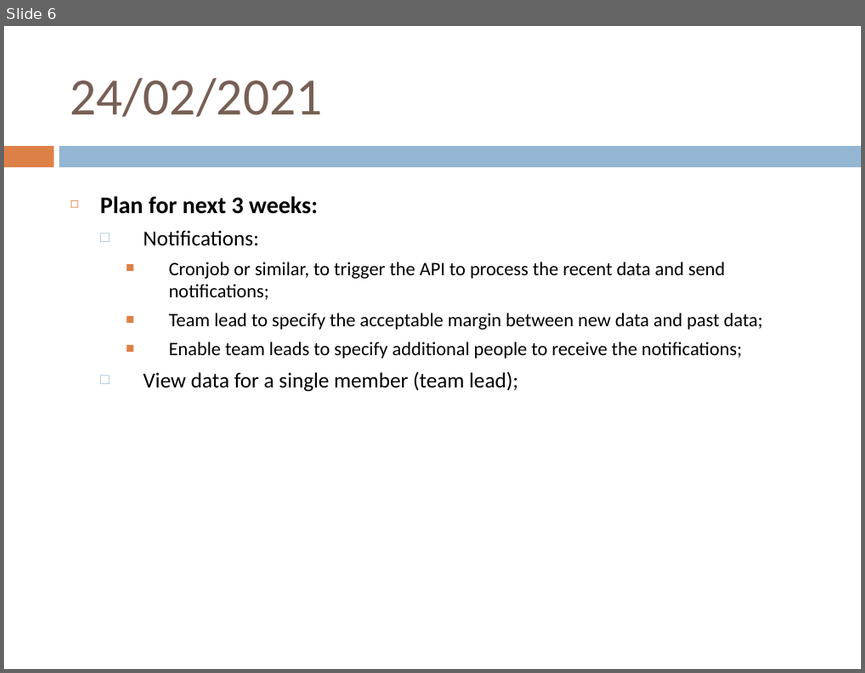
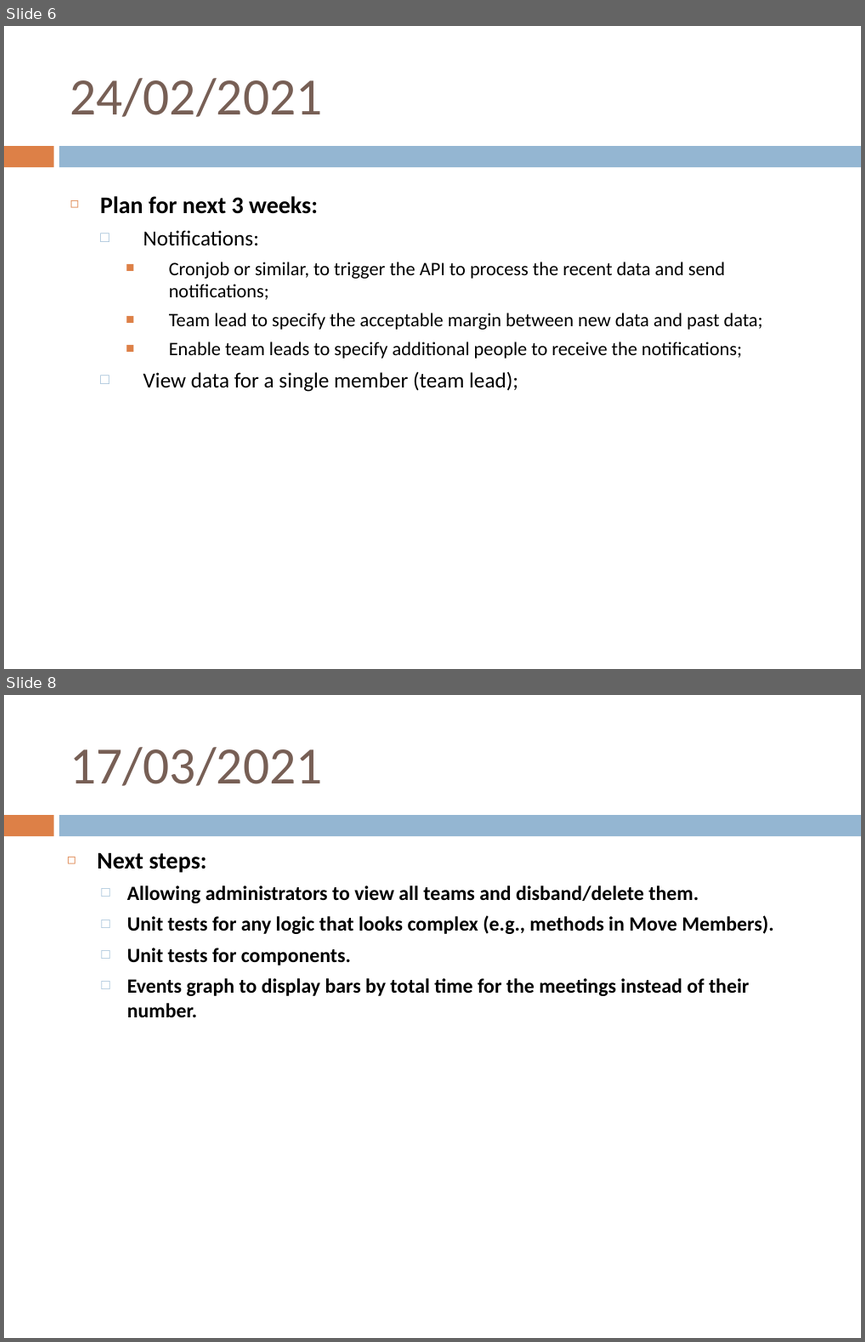
Before and after one commit to ppivanov/employee-connectivity-tracker, a slide deck: slides/Emp Conn Tracker - ITT BAML.ppt. Shown one above the other, each under a label of ours: slide 6 before the commit, slides 6 and 8 after it; the slides between them are not shown. The pictures are 865x673 and 865x1342 pixels, drawn with LibreOffice and Linux fonts; fonts in the diff are those of the drawing. Boxes give left, top, right and bottom in pixels: in the first picture for what was removed or moved away, otherwise in the second. Text is boxed around its words. In the diff, an @@ line names an element or a change of style, - is before the commit and + after.

```diff
--- a/slides/Emp Conn Tracker - ITT BAML.ppt
+++ b/slides/Emp Conn Tracker - ITT BAML.ppt
@@ slide 8 added at (x1=4, y1=695, x2=861, y2=1338), background #FFFFFF; not listed: 2 template elements that a slide beside it also shows @@
@@ title added at (x1=70, y1=747, x2=323, y2=786), 44 pt, text #775F55 @@
+17/03/2021
@@ text added at (x1=97, y1=852, x2=773, y2=1017), 17 pt, text #000000, bold @@
+◻ Next steps:
+  □ Allowing administrators to view all teams and disband/delete them.
+  □ Unit tests for any logic that looks complex (e.g., methods in Move Members).
+  □ Unit tests for components.
+  □ Events graph to display bars by total time for the meetings instead of their number.
```
Also in this commit, not shown: 1 other slide added.
